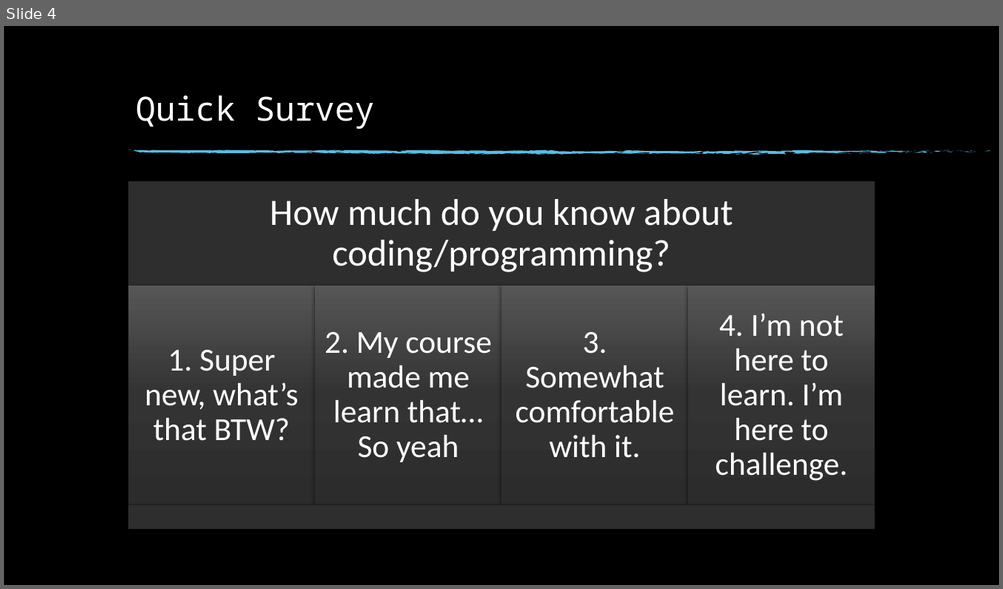
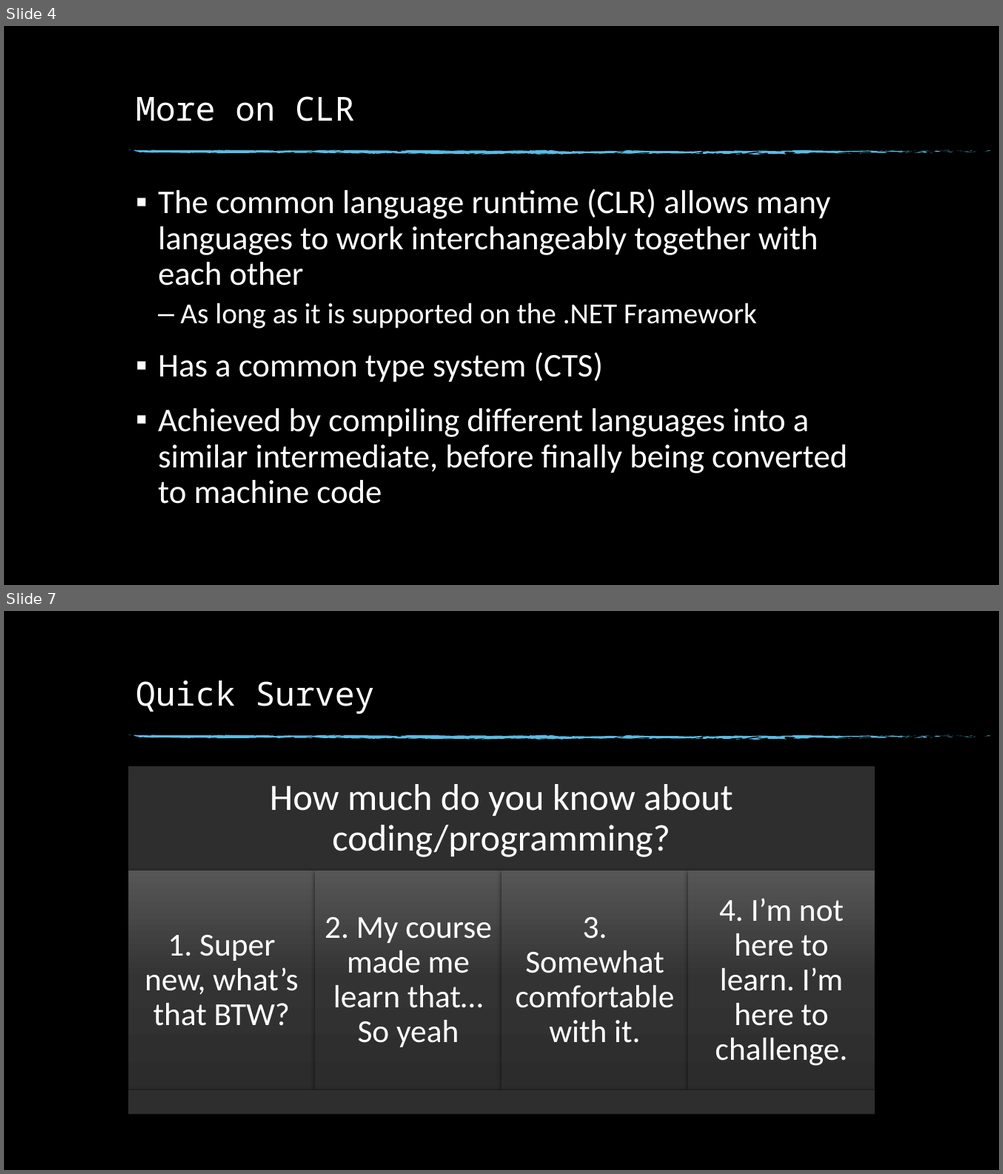
Before and after one commit to NottsCSS/DotNetWorkshop, a slide deck: Week1/Week 1.pptx. Shown one above the other, each under a label of ours: slide 4 before the commit, slides 4 and 7 after it; the slides between them are not shown. The pictures are 1003x589 and 1003x1174 pixels, drawn with LibreOffice and Linux fonts; fonts in the diff are those of the drawing; background and template pictures are left out. Boxes give left, top, right and bottom in pixels: in the first picture for what was removed or moved away, otherwise in the second. Text is boxed around its words. In the diff, an @@ line names an element or a change of style, - is before the commit and + after.

```diff
--- a/Week1/Week 1.pptx
+++ b/Week1/Week 1.pptx
@@ slide 4 added at (4, 26, 999, 585), background picture (left out); not listed: 74 template elements that a slide beside it also shows @@
@@ title added at (136, 96, 355, 121), 32 pt, text #FFFFFF @@
+More on CLR
@@ text added at (158, 189, 847, 504), 32 pt, text #FFFFFF @@
+▪ The common language runtime (CLR) allows many languages to work interchangeably together with each other
+  – As long as it is supported on the .NET Framework
+▪ Has a common type system (CTS)
+▪ Achieved by compiling different languages into a similar intermediate, before finally being converted to machine code
@@ what was slide 4 is now slide 7 @@
```
Also in this commit, not shown: 4 slides changed, 6 other slides added.
